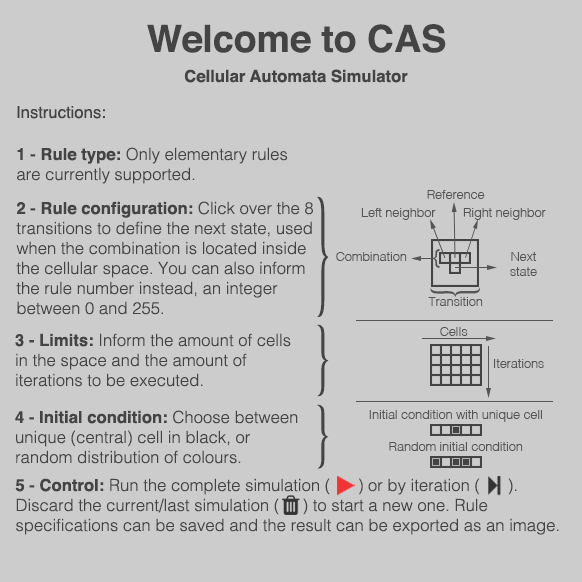
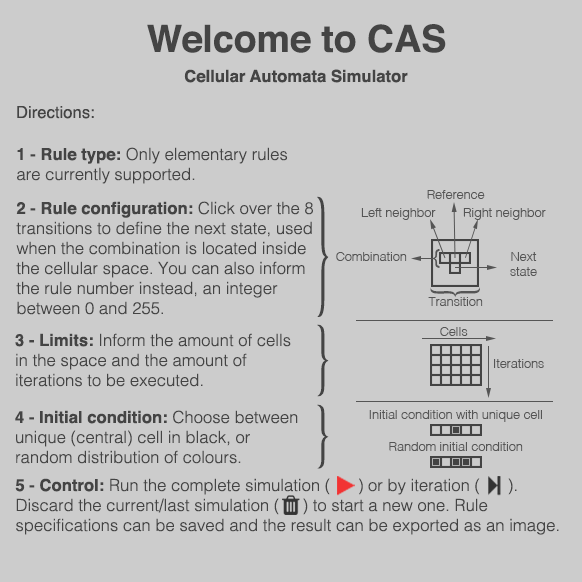
Before/after of a 582 × 582 layered artwork. What changed in the layer stack:
renamed "Instructions:" to "Directions:", painted on it over <box>17,106,105,119</box>
